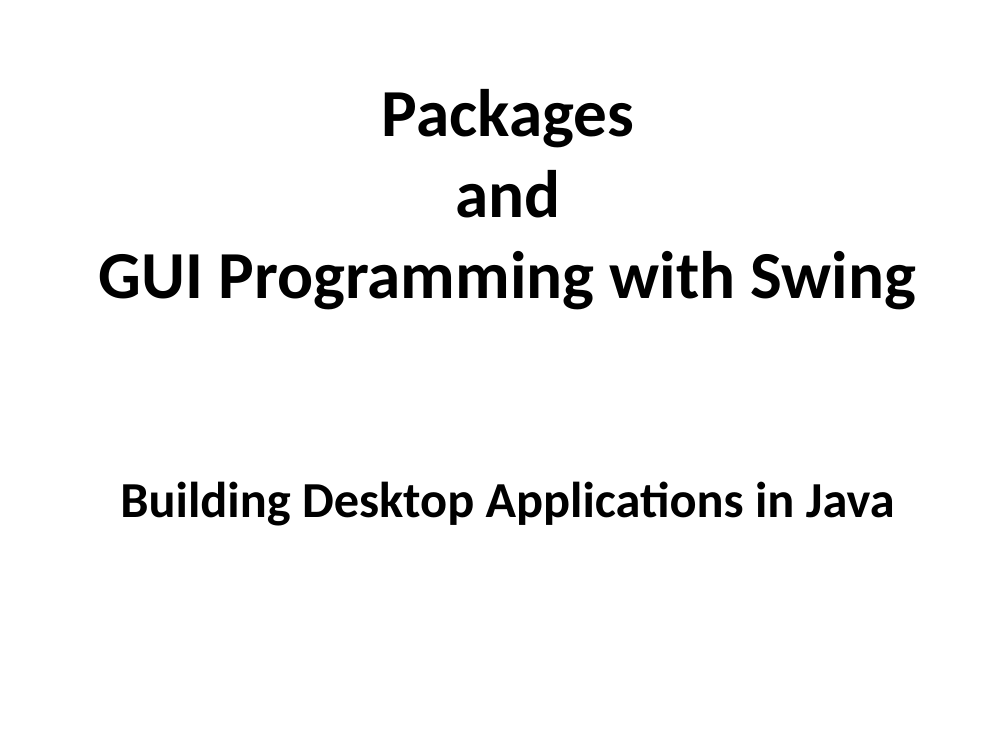
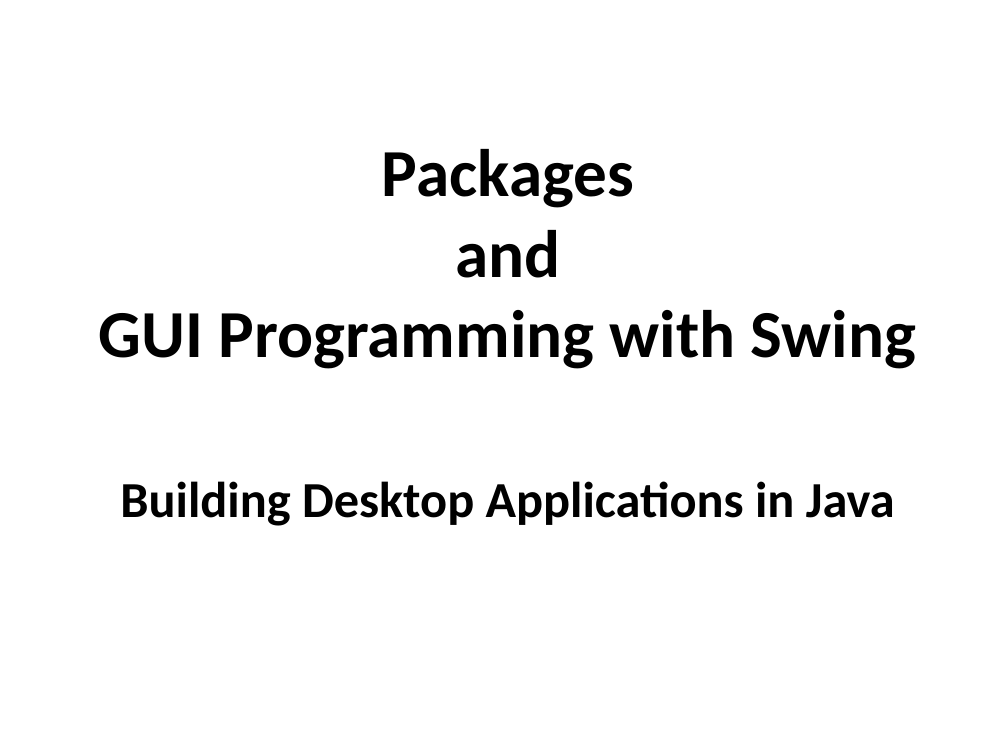
Before and after one commit to Tesfamichael-G/OOP, a slide deck: slide 1 of Lecture 6. GUI Programming with Swing.pptx. Drawn at 1008x756 pixels with LibreOffice and Linux fonts; fonts in the diff are those of the drawing. Boxes give left, top, right and bottom in pixels: in the first picture for what was removed or moved away, otherwise in the second. Text is boxed around its words. In the diff, an @@ line names an element or a change of style, - is before the commit and + after.

Commit message:
Lecture 6.

```diff
--- a/Lecture 6. GUI Programming with Swing.pptx
+++ b/Lecture 6. GUI Programming with Swing.pptx
@@ title "Packages and GUI Programming with ...": place and size @@
-title "Packages and GUI Programming with ..." at bbox=[99, 89, 917, 310]
+title "Packages and GUI Programming with ..." at bbox=[99, 149, 917, 369]
```
Also in this commit, not shown: 1 slide removed, 1 other file.
